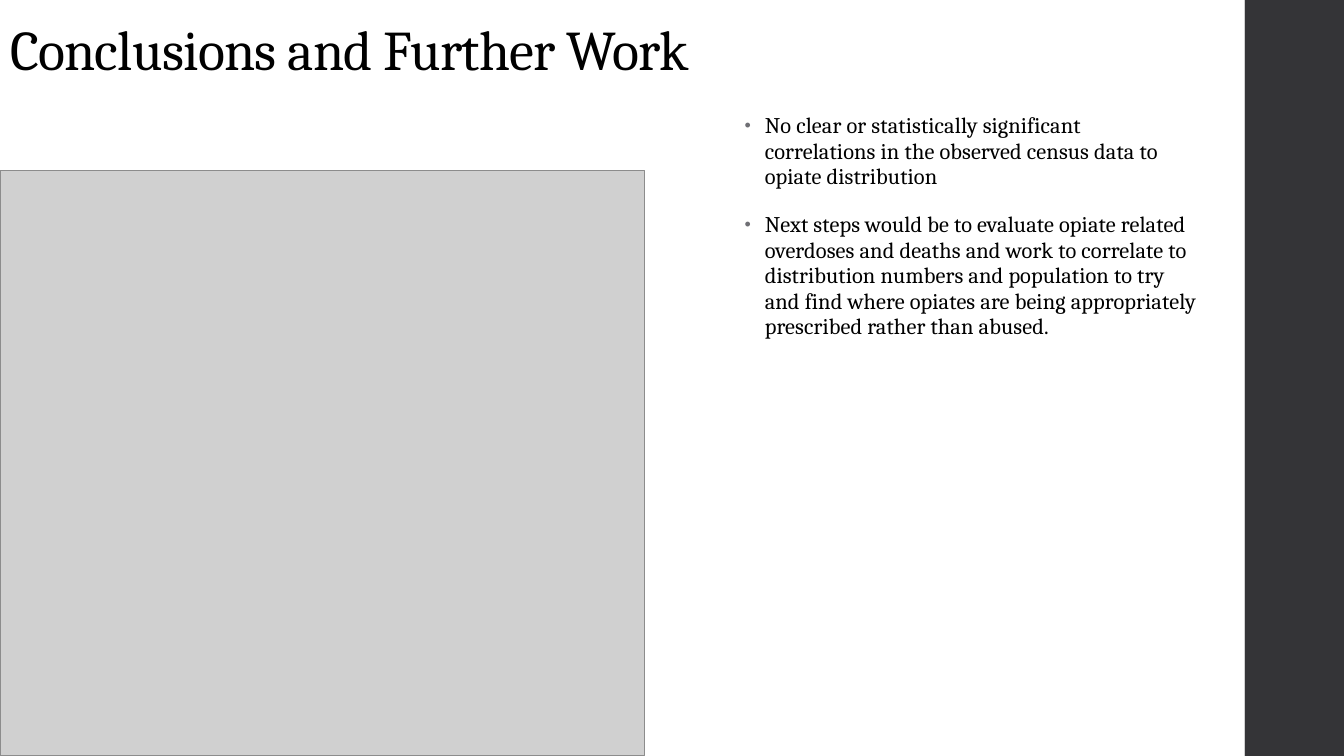
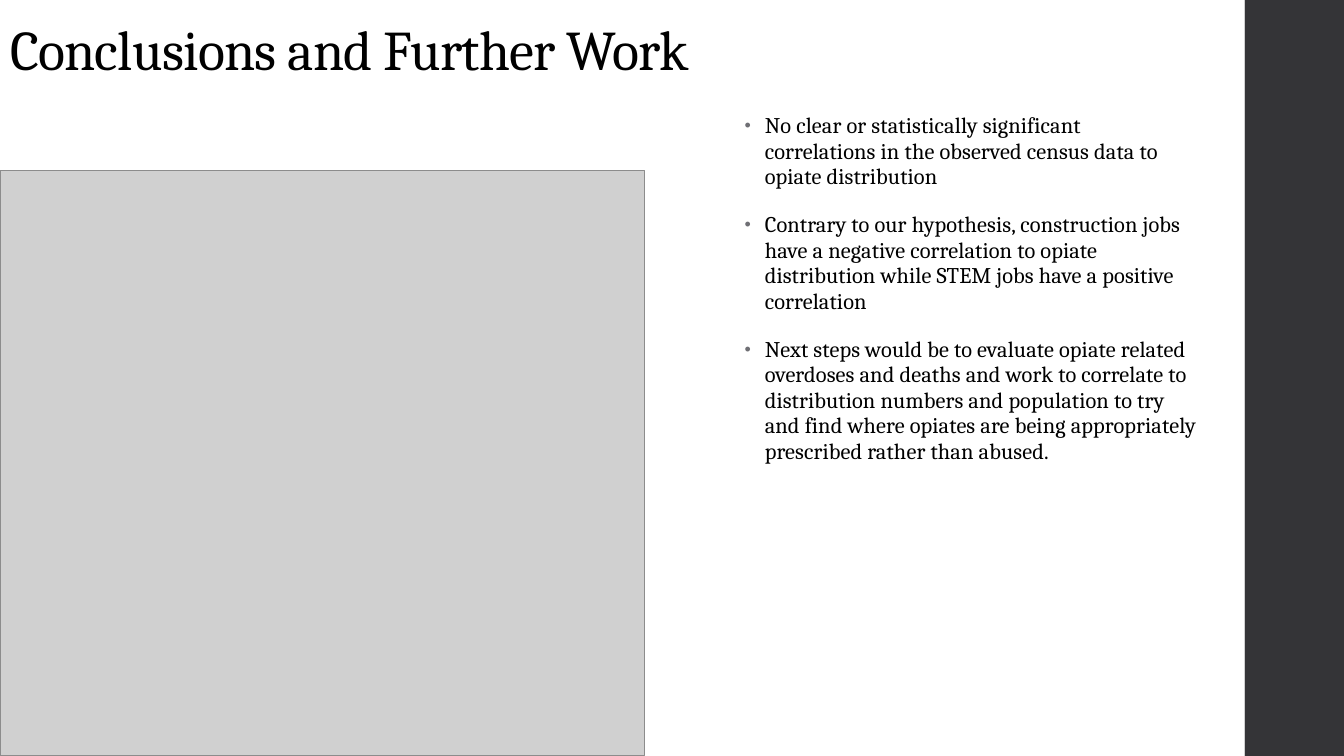
Before and after one commit to wtcarnes/Project-7-, a slide deck: slide 11 of Digging into the DEA.pptx. Drawn at 1344x756 pixels with LibreOffice and Linux fonts; fonts in the diff are those of the drawing; grey boxes stand for pictures. Boxes give left, top, right and bottom in pixels: in the first picture for what was removed or moved away, otherwise in the second. Text is boxed around its words. In the diff, an @@ line names an element or a change of style, - is before the commit and + after.

```diff
--- a/Digging into the DEA.pptx
+++ b/Digging into the DEA.pptx
@@ text at (765, 216, 1180, 310): paragraph added @@
+• Contrary to our hypothesis, construction jobs have a negative correlation to opiate distribution while STEM jobs have a positive correlation
```
